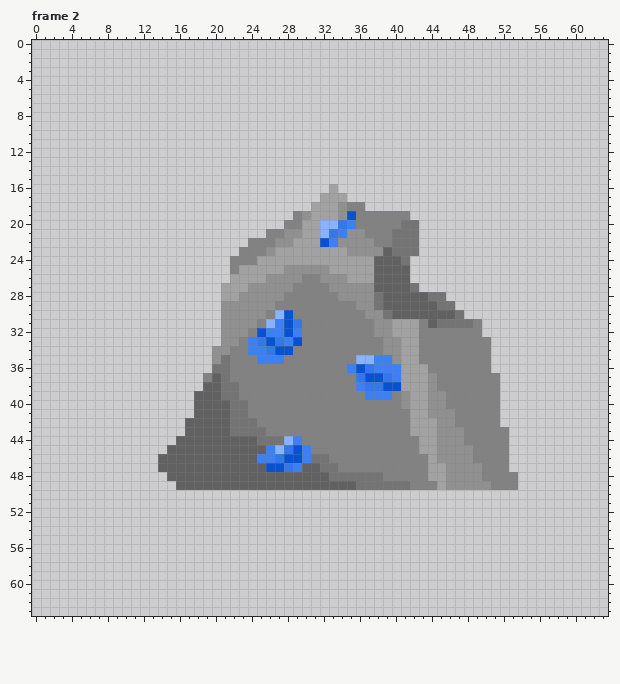
File history of a pixel-art file, Entities/EnviromentEntities/Ores/SephRock-ase.ase. The picture above is the old version.
64x64 pixels, 5 frames. Colours within 5 levels of each other are drawn and written as one. Shown: frame 2. The commit also changed other frames, which this record leaves out.
Now the later version:
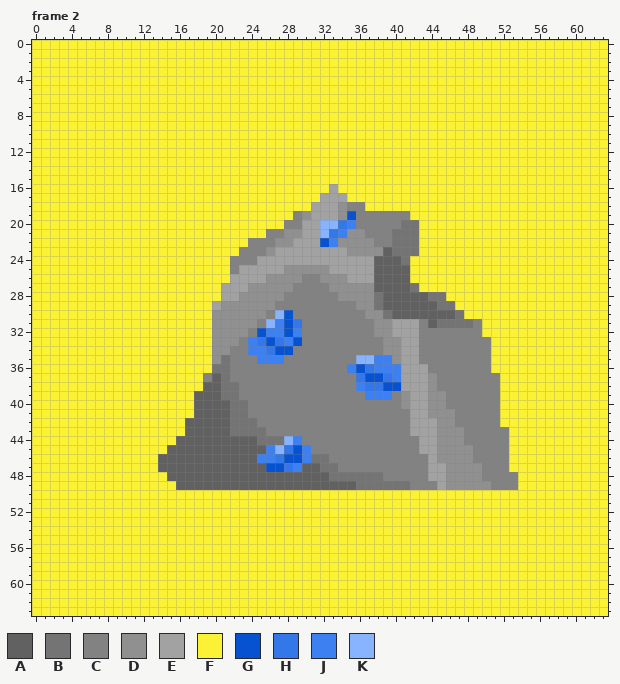
Palette (. is transparent): A #616161  B #747474  C #828282  D #909090  E #a2a2a2  F #fbf236  G #0752d1  H #3377e8  J #3d80f1  K #87b3ff
Changes in this commit:
layer "Layer 2" now shown
Frame 2, layers "Layer 1", "Layer 2":
y 0..15: x 0..63 ................................................................ -> FFFFFFFFFFFFFFFFFFFFFFFFFFFFFFFFFFFFFFFFFFFFFFFFFFFFFFFFFFFFFFFF
y 16: x 0..32 ................................. -> FFFFFFFFFFFFFFFFFFFFFFFFFFFFFFFFF; x 34..63 .............................. -> FFFFFFFFFFFFFFFFFFFFFFFFFFFFFF
y 17: x 0..31 ................................ -> FFFFFFFFFFFFFFFFFFFFFFFFFFFFFFFF; x 35..63 ............................. -> FFFFFFFFFFFFFFFFFFFFFFFFFFFFF
y 18: x 0..30 ............................... -> FFFFFFFFFFFFFFFFFFFFFFFFFFFFFFF; x 37..63 ........................... -> FFFFFFFFFFFFFFFFFFFFFFFFFFF
y 19: x 0..28 ............................. -> FFFFFFFFFFFFFFFFFFFFFFFFFFFFF; x 42..63 ...................... -> FFFFFFFFFFFFFFFFFFFFFF
y 20: x 0..27 ............................ -> FFFFFFFFFFFFFFFFFFFFFFFFFFFF; x 43..63 ..................... -> FFFFFFFFFFFFFFFFFFFFF
y 21: x 0..25 .......................... -> FFFFFFFFFFFFFFFFFFFFFFFFFF; x 43..63 ..................... -> FFFFFFFFFFFFFFFFFFFFF
y 22: x 0..23 ........................ -> FFFFFFFFFFFFFFFFFFFFFFFF; x 43..63 ..................... -> FFFFFFFFFFFFFFFFFFFFF
y 23: x 0..22 ....................... -> FFFFFFFFFFFFFFFFFFFFFFF; x 43..63 ..................... -> FFFFFFFFFFFFFFFFFFFFF
y 24..26: x 0..21 ...................... -> FFFFFFFFFFFFFFFFFFFFFF; x 42..63 ...................... -> FFFFFFFFFFFFFFFFFFFFFF
y 27: x 0..20 ..................... -> FFFFFFFFFFFFFFFFFFFFF; x 43..63 ..................... -> FFFFFFFFFFFFFFFFFFFFF
y 28: x 0..20 ..................... -> FFFFFFFFFFFFFFFFFFFFF; x 46..63 .................. -> FFFFFFFFFFFFFFFFFF
y 29: x 0..20 ..................... -> FFFFFFFFFFFFFFFFFFFFE; x 47..63 ................. -> FFFFFFFFFFFFFFFFF
y 30: x 0..20 ..................... -> FFFFFFFFFFFFFFFFFFFFD; x 48..63 ................ -> FFFFFFFFFFFFFFFF
y 31..32: x 0..20 ..................... -> FFFFFFFFFFFFFFFFFFFFD; x 50..63 .............. -> FFFFFFFFFFFFFF
y 33: x 0..20 ..................... -> FFFFFFFFFFFFFFFFFFFFD; x 51..63 ............. -> FFFFFFFFFFFFF
y 34..36: x 0..19 .................... -> FFFFFFFFFFFFFFFFFFFF; x 51..63 ............. -> FFFFFFFFFFFFF
y 37..38: x 0..18 ................... -> FFFFFFFFFFFFFFFFFFF; x 52..63 ............ -> FFFFFFFFFFFF
y 39..41: x 0..17 .................. -> FFFFFFFFFFFFFFFFFF; x 52..63 ............ -> FFFFFFFFFFFF
y 42: x 0..16 ................. -> FFFFFFFFFFFFFFFFF; x 52..63 ............ -> FFFFFFFFFFFF
y 43: x 0..16 ................. -> FFFFFFFFFFFFFFFFF; x 53..63 ........... -> FFFFFFFFFFF
y 44: x 0..15 ................ -> FFFFFFFFFFFFFFFF; x 53..63 ........... -> FFFFFFFFFFF
y 45: x 0..14 ............... -> FFFFFFFFFFFFFFF; x 53..63 ........... -> FFFFFFFFFFF
y 46..47: x 0..13 .............. -> FFFFFFFFFFFFFF; x 53..63 ........... -> FFFFFFFFFFF
y 48: x 0..14 ............... -> FFFFFFFFFFFFFFF; x 54..63 .......... -> FFFFFFFFFF
y 49: x 0..15 ................ -> FFFFFFFFFFFFFFFF; x 54..63 .......... -> FFFFFFFFFF
y 50..63: x 0..63 ................................................................ -> FFFFFFFFFFFFFFFFFFFFFFFFFFFFFFFFFFFFFFFFFFFFFFFFFFFFFFFFFFFFFFFF
Boxes around the changes in both pictures, in picture pixels (x1, y1, x2, y2):
added: (32, 40, 608, 616)
